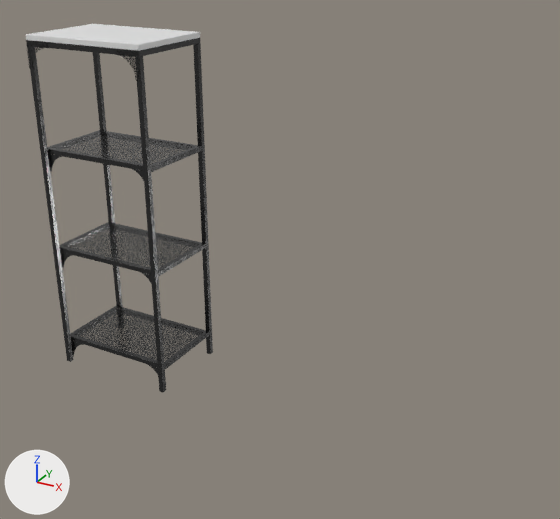
A saved change to the Blender file fjaellbo.blend.
Both versions are drawn from a 50 mm lens placed at (19.3, -22.6, 17.4), pointed at (6.9, -0.1, 6.1). The axes (+X, +Y, +Z) are drawn at lower left. The lights are the same throughout.
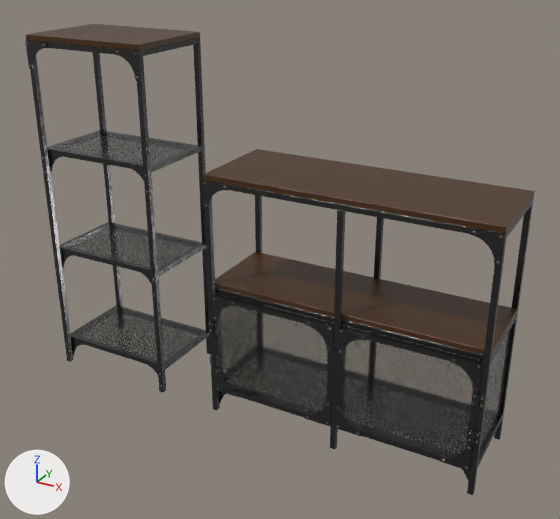
ob_empty is not drawn itself; it is used by a modifier of ob_cube_014.

Edits to the bpy script that builds the scene:
```text
Add mat_wood_fjaellbo:
    mat_wood_fjaellbo = bpy.data.materials.new('Wood_fjaellbo')
    # uses the picture img_beech222_jpg
    # uses the picture img_beech_bump_jpg
Change me_cube_004:
    where me_cube_004.from_pydata(...)  # 8 vertices, 6 faces; spans x -2.55..2.55, y -1.8..1.8, z -0.1..0.1
    add me_cube_004.materials.append(mat_wood_fjaellbo)
Add ob_cube_011:
    ob_cube_011 = bpy.data.objects.new('Cube.011', me_cube_011)  # 32 vertices, 30 faces; spans x -5.1..5.1, y -1.6..1.6, z -0.1..0.1; modifiers BEVEL
    ob_cube_011.location = (10.0, 0.0, 5.1)
Add ob_cube_008:
    ob_cube_008 = bpy.data.objects.new('Cube.008', me_cube_008)  # 16 vertices, 16 faces; spans x -5.1..5.1, y -1.8..1.8, z 12.1..12.3; modifiers BEVEL
    ob_cube_008.location = (10.0, 0.0, -3.0)
Add ob_cube_007:
    ob_cube_007 = bpy.data.objects.new('Cube.007', me_cube_007)  # 72 vertices, 58 faces; spans x -5.1..5.1, y -1.6..1.6, z -0.86..0.1; modifiers BEVEL
    ob_cube_007.location = (10.0, 0.0, 1.1)
Add ob_cube_006:
    ob_cube_006 = bpy.data.objects.new('Cube.006', me_cube_006)  # a box spanning x -5.1..-4.9, y -1.8..-1.6, z 0.05..9.1; modifiers MIRROR, ARRAY, BEVEL
    ob_cube_006.location = (10.0, 0.0, 0.0)
Add ob_empty:
    ob_empty = bpy.data.objects.new('Empty', None)
    ob_empty.location = (7.5, 0.0, 3.0)
Add ob_cube_014:
    ob_cube_014 = bpy.data.objects.new('Cube.014', me_cube_014)  # 1179 vertices, 1154 faces; spans x -4.897..-3.904, y -1.874..-1.8, z 0.203..1.197; in mat_metal_001 (grey #969696); modifiers MIRROR, BEVEL, MIRROR
    ob_cube_014.location = (10.0, 0.0, 3.8)
Add ob_cube_013:
    ob_cube_013 = bpy.data.objects.new('Cube.013', me_cube_013)  # 3824 vertices, 3713 faces; spans x -5.1..-0.1, y -1.91..-1.6, z 1.0..5.0; in mat_metal_001 (grey #969696); modifiers MIRROR
    ob_cube_013.location = (10.0, 0.0, 0.0)
Add ob_plane:
    ob_plane = bpy.data.objects.new('Plane', me_plane)  # 20 vertices, 17 faces; spans x -5.0..-4.94, y -1.59..1.59, z 1.22..4.98; modifiers MIRROR, SOLIDIFY
    ob_plane.location = (10.0, 0.0, 0.0)
Add ob_cube_012:
    ob_cube_012 = bpy.data.objects.new('Cube.012', me_cube_012)  # a box spanning x -5.1..5.1, y -1.6..1.6, z -0.1..0.1; modifiers BEVEL
    ob_cube_012.location = (10.0, 0.0, 5.3)
Add ob_cube_010:
    ob_cube_010 = bpy.data.objects.new('Cube.010', me_cube_010)  # a box spanning x -5.1..5.1, y -1.8..1.8, z -0.1..0.1; modifiers BEVEL
    ob_cube_010.location = (10.0, 0.0, 9.4)
Add ob_cube_009:
    ob_cube_009 = bpy.data.objects.new('Cube.009', me_cube_009)  # 1179 vertices, 1154 faces; spans x -5.097..-4.104, y -1.872..-1.8, z 0.203..1.197; in mat_metal_001 (grey #969696); modifiers BEVEL, MIRROR
    ob_cube_009.location = (10.0, 0.0, 8.1)
```

What differs and where, as boxes [x1, y1, x2, y2] in the pictures (560 x 519 px):
'Cube.013', added
    after: [208, 293, 485, 465]
'Cube.010', added
    after: [203, 149, 535, 234]
'Cube.012', added
    after: [215, 252, 517, 355]
'Cube.006', added
    after: [204, 195, 533, 495]
'Cube.007', added
    after: [219, 345, 503, 481]
'Cube.004', recoloured (white to brown)
    both: [26, 24, 200, 51]
'Cube.014', added
    after: [212, 295, 482, 471]
'Plane', added
    after: [217, 293, 512, 451]
'Cube.008', added
    after: [205, 180, 534, 239]
'Cube.011', added
    after: [215, 288, 517, 362]
'Cube.009', added
    after: [203, 180, 506, 267]
